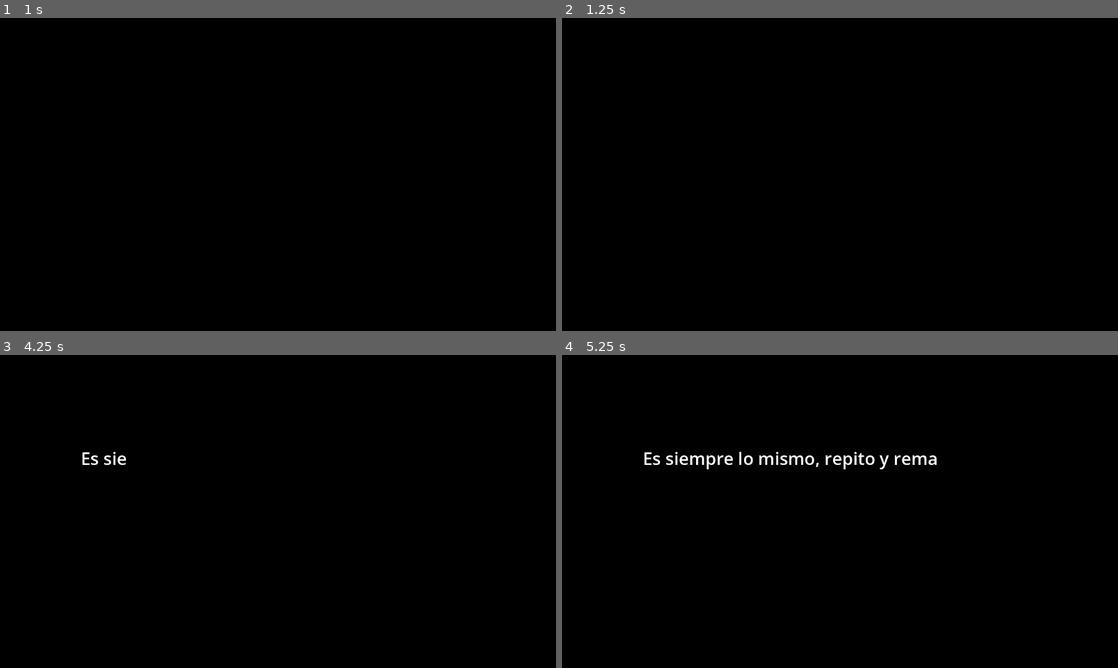
Above: before the commit, frames 1-4 (two rows, left to right).
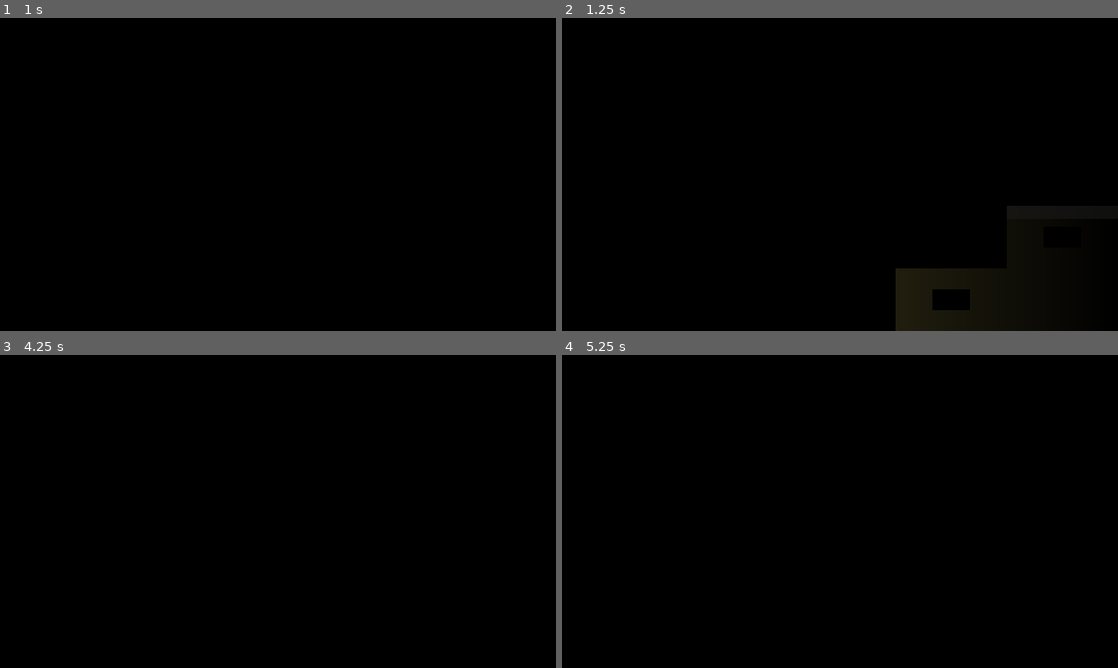
Above: after the commit, the same moments.

Repository: francosorbello/ciclos-jam
Game: Godot game, scene res://main/main.tscn
Same seed, same stepped clock (60 frames per second), same inputs: the game is played once before the commit and once after it.
Inputs (mouse positions are in pixels of both pictures, inside the frame that each line leads up to):
- Up to frame 1 (1 s): move the mouse to (400, 158) at 0.52 s; hold Right (move_right) from 0.53 s (still down); hold Space (continue) from 0.53 s (still down)
- Up to frame 2 (1.25 s): keep holding Right (move_right); keep holding Space (continue)
- Up to frame 3 (4.25 s): release Right (move_right) at 1.25 s; release Space (continue) at 1.25 s; click (472, 520) at 1.25 s, where only the run after the commit has a clickable "JUGAR"; click (472, 520) at 2 s, where only the run after the commit has a clickable "JUGAR"; tap Enter at 2.75 s; move the mouse to (166, 527) at 2.77 s; hold Down (move_down) 2.78-3.53 s; tap Space (continue) at 2.85, 3.5 s; move the mouse to (333, 442) at 3.52 s; hold Right (move_right) from 3.53 s (still down); hold Space (continue) from 3.53 s (still down)
- Up to frame 4 (5.25 s): move the mouse to (812, 574) at 4.27 s; release Right (move_right) at 4.28 s; release Space (continue) at 4.28 s; hold Up (move_up) 4.28-5.03 s; tap Space (continue) at 4.35 s; move the mouse to (1006, 558) at 5.02 s; hold Left (move_left) from 5.03 s (still down); hold Space (continue) from 5.03 s (still down)

Frame 1 is identical in both runs. In frame 2, 1.8% of the frame differs, in the area x 60-70%, y 80-100%; in frame 3, 0.1%; in frame 4, 0.8%.

Commit message:
fixed initial screen

Diff:
--- a/content/screen_res/initial_screen.tres
+++ b/content/screen_res/initial_screen.tres
@@ -4,5 +4,5 @@
 
 [resource]
 script = ExtResource("1_cyyqy")
-initial_screen_name = "rulo_poem_1"
+initial_screen_name = "main_menu"
 metadata/_custom_type_script = "uid://do68jv6vn6vhn"
